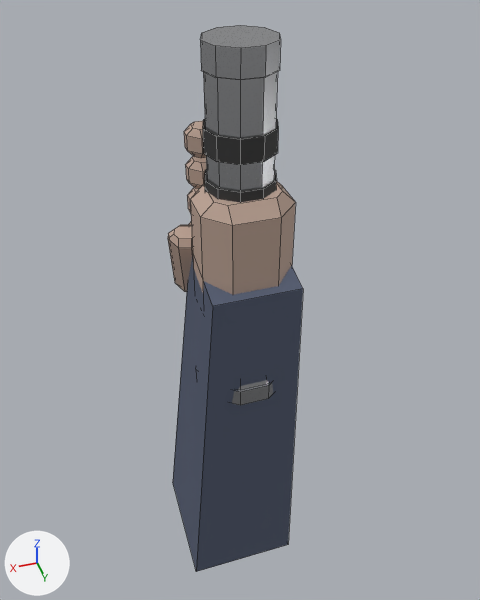
The Blender file SemAlvorada.blend as it was, and as the next commit left it.
Both versions are drawn from a 50 mm lens placed at (0.106, 0.325, 0.177), pointed at (-0.012, -0.037, -0.106). The lights are fixed; the arrows at lower left show +X, +Y and +Z. The first picture is the older version. Mesh edges are drawn as thin lines. The same objects are shown in both versions, whatever each file hides.

The first picture shows 'ViewModel_Flashlight'.
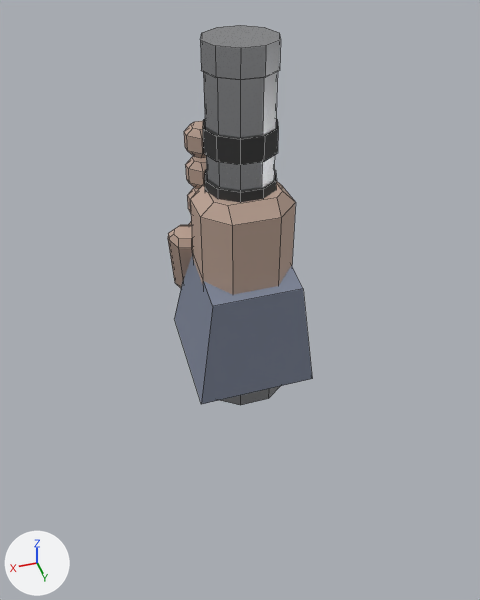
Boxes (x1, y1, x2, y2) around the edits, measured in the pictures (480 x 600 px; the box of a moved part takes in the faces that stretch with it):
'ViewModel_Flashlight', reshaped (7% wider, 30% shorter): before (168, 25, 303, 572); after (168, 25, 312, 405)
part 1 of me_viewmodel_flashlight, moved or reshaped: before (173, 255, 303, 572); after (175, 253, 312, 404)

Diff of the bpy script that builds the scene:
```diff
--- a/SemAlvorada.blend.py
+++ b/SemAlvorada.blend.py
@@ mat_sleeve_cloth @@
 mat_sleeve_cloth = principled_material('sleeve_cloth')
-mat_sleeve_cloth.base_color = (0.1, 0.12, 0.18)  # greyish blue #596176
+mat_sleeve_cloth.base_color = (0.22, 0.25, 0.33)  # greyish blue #81899b
 mat_sleeve_cloth.roughness = 0.95
@@ me_viewmodel_flashlight @@
 # used by ob_viewmodel_flashlight; location = (0.0, 0.0, 0.0)
-me_viewmodel_flashlight.from_pydata(...)  # 388 vertices, 276 faces; spans x -0.043..0.043, y -0.075..0.034, z -0.354..0.085
-me_viewmodel_flashlight.vertices[384].co = (-0.043, 0.008, -0.354)  # pixel (288, 544)
-me_viewmodel_flashlight.vertices[385].co = (0.043, 0.008, -0.354)  # pixel (196, 571)
-me_viewmodel_flashlight.vertices[386].co = (0.043, -0.075, -0.333)  # pixel (172, 482)
-me_viewmodel_flashlight.vertices[387].co = (-0.043, -0.075, -0.333)
+me_viewmodel_flashlight.from_pydata(...)  # 388 vertices, 276 faces; spans x -0.038..0.041, y -0.041..0.037, z -0.141..0.085
+# me_viewmodel_flashlight part 1
+me_viewmodel_flashlight.vertices[384].co = (-0.038, 0.037, -0.124)  # pixel (312, 378)
+me_viewmodel_flashlight.vertices[385].co = (0.038, 0.037, -0.124)  # pixel (201, 404)
+me_viewmodel_flashlight.vertices[386].co = (0.038, -0.031, -0.107)  # pixel (174, 318)
+me_viewmodel_flashlight.vertices[387].co = (-0.038, -0.031, -0.107)
 me_viewmodel_flashlight.materials.append(mat_chrome)
```
